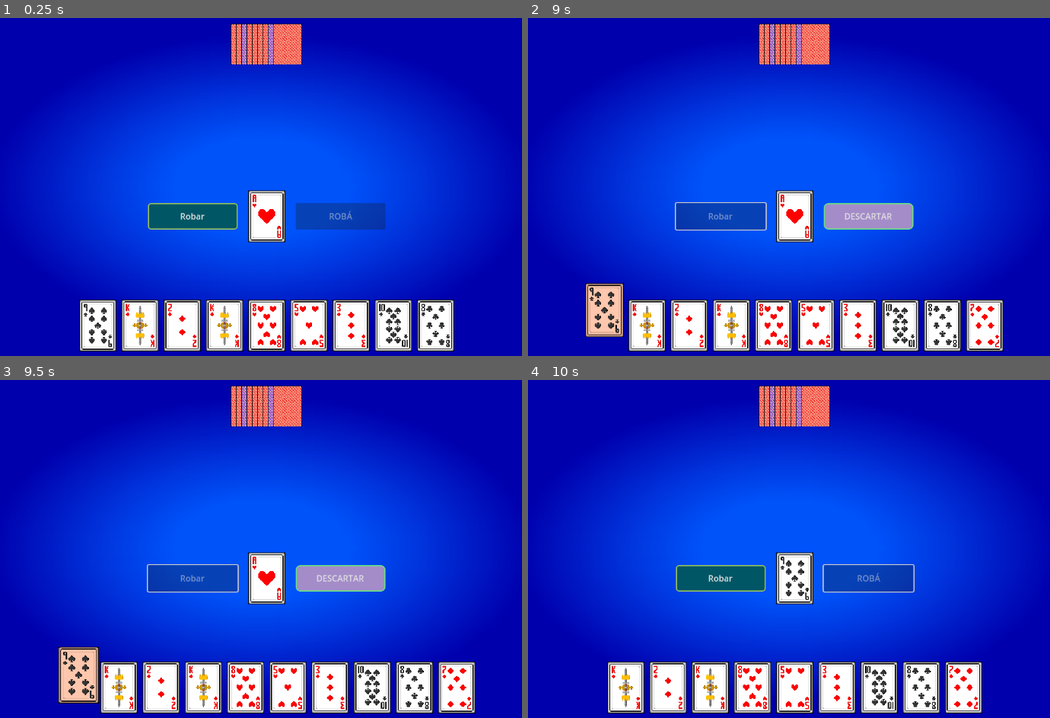
Above: before the commit, frames 1-4 (two rows, left to right).
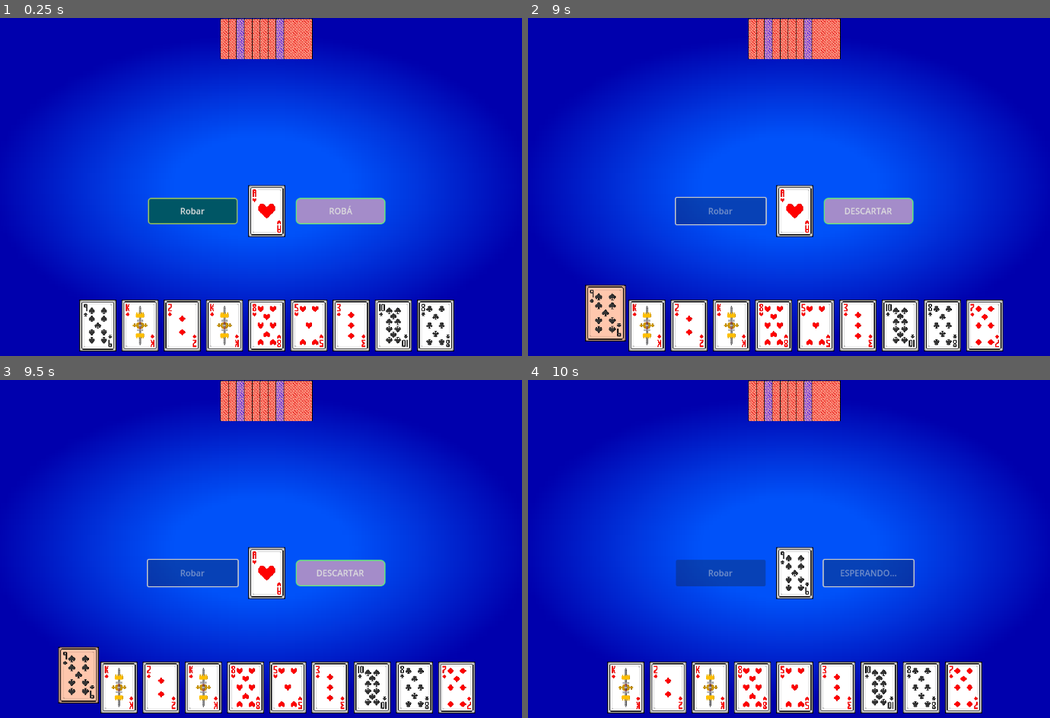
Above: after the commit, the same moments.

Repository: hector1308/loba
Game: Godot game, scene res://Mesa.tscn
Two runs of this game, one before a commit and one after it. Both use one fixed random seed, a clock stepped at 60 frames per second and the inputs below.
Inputs (mouse positions are in pixels of both pictures, inside the frame that each line leads up to):
- Up to frame 1 (0.25 s): no input
- Up to frame 2 (9 s): click "Robar" at 0.5 s; tap Enter at 1.25, 2.75, 4.25 s; move the mouse to (773, 45) at 1.27 s; click (773, 45) at 1.42 s; tap Space at 2, 3.5, 5 s; move the mouse to (778, 45) at 2.02 s; click (778, 45) at 2.17 s; move the mouse to (783, 45) at 2.77 s; click (783, 45) at 2.92 s; move the mouse to (789, 45) at 3.52 s; click (789, 45) at 3.67 s; move the mouse to (794, 45) at 4.27 s; click (794, 45) at 4.42 s; move the mouse to (799, 45) at 5.02 s; click (799, 45) at 5.17 s; move the mouse to (804, 45) at 5.77 s; click (804, 45) at 5.92 s; move the mouse to (809, 45) at 6.52 s; click (809, 45) at 6.67 s; move the mouse to (815, 45) at 7.27 s; click (815, 45) at 7.42 s; move the mouse to (794, 217) at 8.02 s; click (794, 217) at 8.17 s; move the mouse to (606, 325) at 8.77 s; click (606, 325) at 8.92 s
- Up to frame 3 (9.5 s): no input
- Up to frame 4 (10 s): click "DESCARTAR" at 9.5 s

The runs differ from the first frame. In frame 1, 5.2% of the frame differs, in the area x 28-74%, y 0-67%; in frame 2, 5.1%; in frame 3, 4.3%; in frame 4, 5.3%, in the area x 28-75%, y 0-67%.

Commit message:
Correccion de errores mecanicas, y configuracion del jugador Rival

Diff:
--- a/Mesa.gd
+++ b/Mesa.gd
@@ -1,81 +1,286 @@
 extends CanvasLayer
 
 @onready var ESCENA_CARTA = preload("res://Carta.tscn")
+
+# REFERENCIAS AL RIVAL
+@onready var zona_rival_arriba = %JugadasRival_Arriba
+@onready var zona_rival_izq = %JugadasRival_Izquierda
+@onready var zona_rival_der = %JugadasRival_Derecha
 
 var mazo = []
 var ya_robo = false
 var cartas_seleccionadas = []
+var turno_jugador = true
+var indice_rotacion_rival = 0
 
 func _ready():
+	randomize()
 	generar_mazo_loba()
 	mazo.shuffle()
+
+	if not has_node("%ManoJugador"): return
+
 	repartir_manos()
 	preparar_pozo_inicial()
+
 	configurar_interfaz_visual()
+
+	# Solo desbloqueamos los inputs, NO movemos nodos de lugar
+	call_deferred("desbloquear_botones")
 
 	if not %BotonMazo.pressed.is_connected(_on_boton_mazo_pressed):
 		%BotonMazo.pressed.connect(_on_boton_mazo_pressed)
 	if not %BotonAccion.pressed.is_connected(_on_boton_accion_pressed):
 		%BotonAccion.pressed.connect(_on_boton_accion_pressed)
+
 	actualizar_estado_botones()
+
+# --- SEGURIDAD DE INPUTS (Simplificada y Segura) ---
+func desbloquear_botones():
+	# Forzamos a los botones a ser la capa más alta visualmente
+	var botones = [%BotonMazo, %BotonAccion]
+	for b in botones:
+		if b:
+			b.mouse_filter = Control.MOUSE_FILTER_STOP
+			b.disabled = false
+			b.z_index = 100 # Flotar sobre todo
+			# Asegurar que el padre inmediato no los bloquee
+			if b.get_parent() is Control:
+				b.get_parent().mouse_filter = Control.MOUSE_FILTER_IGNORE
+
+func configuring_layout_order(principal):
+	# Esta función asegura que el orden vertical sea correcto: Rival -> Centro -> Espacio -> Jugador
+	var orden_deseado = []
+
+	if has_node("LadoRival"): orden_deseado.append(get_node("LadoRival"))
+	if has_node("%ZonaCentral"): orden_deseado.append(%ZonaCentral)
+
+	# Si existe el espacio intermedio, lo ponemos
+	if has_node("LadoJugador"): orden_deseado.append(get_node("LadoJugador"))
+
+	# La mano siempre al final
+	orden_deseado.append(%ManoJugador)
+
+	# Aplicamos el orden
+	for i in range(orden_deseado.size()):
+		var nodo = orden_deseado[i]
+		if nodo.get_parent() == principal:
+			principal.move_child(nodo, i)
 
 func configurar_interfaz_visual():
 	var principal = %ManoJugador.get_parent()
+
 	if principal is BoxContainer:
 		principal.set_anchors_and_offsets_preset(Control.PRESET_FULL_RECT)
-		principal.add_theme_constant_override("separation", 0)
-
-	if has_node("%ManoRival"):
-		%ManoRival.custom_minimum_size.y = 100
-		%ManoRival.alignment = BoxContainer.ALIGNMENT_CENTER
-		%ManoRival.add_theme_constant_override("separation", -45)
-
+		principal.add_theme_constant_override("separation", 10)
+		principal.mouse_filter = Control.MOUSE_FILTER_IGNORE
+
+		# IMPORTANTE: Reordenar correctamente para que el centro no caiga
+		configuring_layout_order(principal)
+
+	# 1. LADO RIVAL (Pan de Arriba - SE EXPANDE)
 	if has_node("LadoRival"):
-		get_node("LadoRival").size_flags_vertical = Control.SIZE_EXPAND_FILL
-		get_node("LadoRival").size_flags_stretch_ratio = 1.0
-
-	# ZONA CENTRAL: Ajustada para que el pozo grande quepa bien
+		var lr = get_node("LadoRival")
+		lr.size_flags_vertical = Control.SIZE_EXPAND_FILL
+		lr.size_flags_stretch_ratio = 1.0
+		lr.mouse_filter = Control.MOUSE_FILTER_IGNORE
+
+		# Configuración de zonas internas (Anclajes)
+		if zona_rival_izq:
+			zona_rival_izq.layout_mode = 1
+			zona_rival_izq.anchor_left = 0.0; zona_rival_izq.anchor_right = 0.33
+			zona_rival_izq.anchor_top = 0.0; zona_rival_izq.anchor_bottom = 1.0
+			zona_rival_izq.offset_left = 0; zona_rival_izq.offset_right = 0
+			if zona_rival_izq is BoxContainer: zona_rival_izq.alignment = BoxContainer.ALIGNMENT_CENTER
+
+		if zona_rival_arriba:
+			zona_rival_arriba.layout_mode = 1
+			zona_rival_arriba.anchor_left = 0.33; zona_rival_arriba.anchor_right = 0.66
+			zona_rival_arriba.anchor_top = 0.0; zona_rival_arriba.anchor_bottom = 1.0
+			zona_rival_arriba.offset_left = 0; zona_rival_arriba.offset_right = 0
+			if zona_rival_arriba is BoxContainer: zona_rival_arriba.alignment = BoxContainer.ALIGNMENT_CENTER
+
+		if zona_rival_der:
+			zona_rival_der.layout_mode = 1
+			zona_rival_der.anchor_left = 0.66; zona_rival_der.anchor_right = 1.0
+			zona_rival_der.anchor_top = 0.0; zona_rival_der.anchor_bottom = 1.0
+			zona_rival_der.offset_left = 0; zona_rival_der.offset_right = 0
+			if zona_rival_der is BoxContainer: zona_rival_der.alignment = BoxContainer.ALIGNMENT_CENTER
+
+	# 2. ZONA CENTRAL (Jamón del medio - NO SE EXPANDE)
 	%ZonaCentral.custom_minimum_size.y = 140
 	%ZonaCentral.alignment = BoxContainer.ALIGNMENT_CENTER
+	# CLAVE: Shrink Center evita que ocupe espacio vertical extra y caiga
 	%ZonaCentral.size_flags_vertical = Control.SIZE_SHRINK_CENTER
-
+	%ZonaCentral.mouse_filter = Control.MOUSE_FILTER_IGNORE
+
+	# 3. LADO JUGADOR (Pan de Abajo - SE EXPANDE)
+	# Este nodo es vital. Si no existe, lo creamos para que empuje el centro hacia arriba.
+	var lj
 	if has_node("LadoJugador"):
-		var lj = get_node("LadoJugador")
-		lj.size_flags_vertical = Control.SIZE_EXPAND_FILL
-		lj.size_flags_stretch_ratio = 1.0
-		if lj is BoxContainer: lj.alignment = BoxContainer.ALIGNMENT_CENTER
-
-	# ESPACIADOR (El muro de seguridad)
-	if not principal.has_node("GranEspaciador"):
-		var esp = Control.new()
-		esp.name = "GranEspaciador"
-		esp.size_flags_vertical = Control.SIZE_EXPAND_FILL
-		esp.size_flags_stretch_ratio = 4.0
-		principal.add_child(esp)
-		principal.move_child(esp, principal.get_child_count() - 1)
-
+		lj = get_node("LadoJugador")
+	else:
+		# Si no existe, creamos un espaciador invisible seguro
+		lj = Control.new()
+		lj.name = "LadoJugador"
+		principal.add_child(lj)
+		principal.move_child(lj, principal.get_child_count() - 2) # Justo antes de la mano
+
+	lj.size_flags_vertical = Control.SIZE_EXPAND_FILL
+	lj.size_flags_stretch_ratio = 1.0
+	lj.mouse_filter = Control.MOUSE_FILTER_IGNORE
+	if lj is BoxContainer:
+		lj.alignment = BoxContainer.ALIGNMENT_CENTER
+		lj.add_theme_constant_override("separation", 50)
+
+	# 4. TU MANO
 	%ManoJugador.custom_minimum_size.y = 130
 	%ManoJugador.size_flags_vertical = Control.SIZE_SHRINK_END
 	%ManoJugador.alignment = BoxContainer.ALIGNMENT_CENTER
 
+	# 5. BOTONES (Tamaño)
 	var botones = [%BotonMazo, %BotonAccion]
 	for b in botones: b.custom_minimum_size = Vector2(170, 50)
 
-# --- LÓGICA DE ACTUALIZACIÓN DEL POZO (CAMBIO AQUÍ) ---
+func preparar_pozo_inicial():
+	if mazo.size() > 0: actualizar_pozo_visual(mazo.pop_back())
 
 func actualizar_pozo_visual(datos):
 	var pozo_node = %ZonaCentral.find_child("Pozo", true, false)
 	if pozo_node:
+		pozo_node.mouse_filter = Control.MOUSE_FILTER_IGNORE
 		for h in pozo_node.get_children(): h.queue_free()
 		var carta_p = ESCENA_CARTA.instantiate()
 		pozo_node.add_child(carta_p)
-		# Sincronizamos con el tamaño de tu mano (1.0 escala y 70x95)
 		carta_p.configurar(datos.valor, datos.palo, datos.color, false)
 		carta_p.scale = Vector2(1.0, 1.0)
 		carta_p.custom_minimum_size = Vector2(70, 95)
 		pozo_node.custom_minimum_size = Vector2(70, 95)
 
-# --- LÓGICA DE MOJE Y REGLAS (PRESERVADA) ---
+# --- IA DEL RIVAL ---
+
+func iniciar_turno_rival():
+	turno_jugador = false
+	actualizar_estado_botones()
+
+	await get_tree().create_timer(1.0).timeout
+	if mazo.size() > 0:
+		crear_carta_en_contenedor(mazo.pop_back(), %ManoRival, true)
+
+	await get_tree().create_timer(0.8).timeout
+
+	var pudo_bajar = true
+	while pudo_bajar:
+		pudo_bajar = ia_analizar_y_bajar()
+		if pudo_bajar:
+			await get_tree().create_timer(1.0).timeout
+
+	var cartas_rival = %ManoRival.get_children()
+	if cartas_rival.size() > 0:
+		cartas_rival.sort_custom(func(a,b): return a.valor > b.valor)
+		var carta_descarte = cartas_rival[0]
+		if carta_descarte.valor == 0 and cartas_rival.size() > 1:
+			carta_descarte = cartas_rival[1]
+
+		actualizar_pozo_visual({"valor": carta_descarte.valor, "palo": carta_descarte.palo, "color": carta_descarte.color_mazo})
+		carta_descarte.queue_free()
+
+	ya_robo = false
+	turno_jugador = true
+	actualizar_estado_botones()
+
+func ia_analizar_y_bajar():
+	var cartas = %ManoRival.get_children()
+	var jugada_encontrada = []
+	var jokers = []
+	var normales = []
+	for c in cartas:
+		if c.valor == 0: jokers.append(c)
+		else: normales.append(c)
+
+	# PIERNAS
+	var grupos_valor = {}
+	for c in normales:
+		if not c.valor in grupos_valor: grupos_valor[c.valor] = []
+		grupos_valor[c.valor].append(c)
+	for val in grupos_valor:
+		var lista = grupos_valor[val]
+		var palos_unicos = []
+		var candidatos = []
+		for c in lista:
+			if not c.palo in palos_unicos:
+				palos_unicos.append(c.palo)
+				candidatos.append(c)
+		if candidatos.size() >= 3:
+			jugada_encontrada = candidatos
+			bajar_jugada_rival(jugada_encontrada)
+			return true
+
+	# ESCALERAS
+	var grupos_palo = {}
+	for c in normales:
+		if not c.palo in grupos_palo: grupos_palo[c.palo] = []
+		grupos_palo[c.palo].append(c)
+	for p in grupos_palo:
+		var lista = grupos_palo[p]
+		lista.sort_custom(func(a,b): return a.valor < b.valor)
+		var secuencia_temp = [lista[0]]
+		for i in range(1, lista.size()):
+			if lista[i].valor == lista[i-1].valor + 1:
+				secuencia_temp.append(lista[i])
+			elif lista[i].valor == lista[i-1].valor: pass
+			else:
+				if secuencia_temp.size() >= 3:
+					jugada_encontrada = secuencia_temp
+					bajar_jugada_rival(jugada_encontrada)
+					return true
+				secuencia_temp = [lista[i]]
+		if secuencia_temp.size() >= 3:
+			jugada_encontrada = secuencia_temp
+			bajar_jugada_rival(jugada_encontrada)
+			return true
+
+		# JOKER
+		if jokers.size() > 0:
+			var joker_usar = jokers[0]
+			if lista.size() >= 2:
+				for i in range(lista.size() - 1):
+					var c1 = lista[i]
+					var c2 = lista[i+1]
+					var diff = c2.valor - c1.valor
+					if diff == 1 or diff == 2:
+						jugada_encontrada = [c1, c2, joker_usar]
+						bajar_jugada_rival(jugada_encontrada)
+						return true
+	return false
+
+func bajar_jugada_rival(lista_cartas):
+	var rotacion_contenedores = [zona_rival_izq, zona_rival_arriba, zona_rival_der]
+	var destino = rotacion_contenedores[indice_rotacion_rival % 3]
+	indice_rotacion_rival += 1
+
+	var grupo = HBoxContainer.new()
+	grupo.alignment = BoxContainer.ALIGNMENT_CENTER
+	grupo.mouse_filter = Control.MOUSE_FILTER_STOP
+	grupo.add_theme_constant_override("separation", 2)
+	grupo.custom_minimum_size = Vector2(100, 95)
+
+	destino.add_child(grupo)
+	grupo.gui_input.connect(_on_jugada_mesa_clicked.bind(grupo))
+
+	for c in ordenar_con_joker(lista_cartas):
+		if c.get_parent(): c.get_parent().remove_child(c)
+		grupo.add_child(c)
+		c.boca_abajo = false
+		c.seleccionada = false
+		c.actualizar_visual()
+		c.scale = Vector2(0.6, 0.6); c.position.y = 0
+		if c.carta_seleccionada.is_connected(_on_carta_tocada_en_mano):
+			c.carta_seleccionada.disconnect(_on_carta_tocada_en_mano)
+		if not c.carta_seleccionada.is_connected(_on_jugada_mesa_clicked_desde_carta):
+			c.carta_seleccionada.connect(_on_jugada_mesa_clicked_desde_carta)
+
+# --- JUEGO GENERAL ---
 
 func intentar_moje(carta_mano, contenedor):
 	var cartas_en_mesa = contenedor.get_children()
@@ -83,23 +288,32 @@
 	var exito = false
 
 	if es_escalera:
-		var lista_prueba = []
-		for c in cartas_en_mesa: lista_prueba.append(c)
-		lista_prueba.append(carta_mano)
-		if es_jugada_valida(lista_prueba): exito = true
+		var bloqueado = false
+		if carta_mano.valor != 0:
+			var naturales = []
+			for c in cartas_en_mesa:
+				if c.valor != 0: naturales.append(c.valor)
+			if naturales.size() >= 2:
+				naturales.sort()
+				var min_mesa = naturales[0]; var max_mesa = naturales[-1]
+				if carta_mano.valor > min_mesa and carta_mano.valor < max_mesa:
+					bloqueado = true
+					print("Joker encerrado")
+		if not bloqueado:
+			var lista_prueba = []
+			for c in cartas_en_mesa: lista_prueba.append(c)
+			lista_prueba.append(carta_mano)
+			if es_jugada_valida(lista_prueba): exito = true
 	else:
 		if carta_mano.valor != 0:
-			var v_ref = 0
-			var palos_en_mesa = []
+			var v_ref = 0; var palos_en_mesa = []
 			for c in cartas_en_mesa:
-				if c.valor != 0:
-					v_ref = c.valor
-					palos_en_mesa.append(c.palo)
-			if carta_mano.valor == v_ref and carta_mano.palo in palos_en_mesa:
-				exito = true
-
-	if exito:
-		ejecutar_movimiento_moje(carta_mano, contenedor)
+				if c.valor != 0: v_ref = c.valor; palos_en_mesa.append(c.palo)
+			if carta_mano.valor == v_ref:
+				if carta_mano.palo in palos_en_mesa: exito = true
+				else: print("Solo mojar palos existentes")
+
+	if exito: ejecutar_movimiento_moje(carta_mano, contenedor)
 
 func ejecutar_movimiento_moje(carta_mano, contenedor):
 	if carta_mano.get_parent(): carta_mano.get_parent().remove_child(carta_mano)
@@ -107,18 +321,13 @@
 	var lista_ordenada = ordenar_con_joker(contenedor.get_children())
 	for i in range(lista_ordenada.size()):
 		contenedor.move_child(lista_ordenada[i], i)
-
-	carta_mano.seleccionada = false
-	carta_mano.actualizar_visual()
-	carta_mano.scale = Vector2(0.6, 0.6)
-	carta_mano.position.y = 0
-
+	carta_mano.seleccionada = false; carta_mano.actualizar_visual()
+	carta_mano.scale = Vector2(0.6, 0.6); carta_mano.position.y = 0
 	if carta_mano.carta_seleccionada.is_connected(_on_carta_tocada_en_mano):
 		carta_mano.carta_seleccionada.disconnect(_on_carta_tocada_en_mano)
 	if not carta_mano.carta_seleccionada.is_connected(_on_jugada_mesa_clicked_desde_carta):
 		carta_mano.carta_seleccionada.connect(_on_jugada_mesa_clicked_desde_carta)
-	cartas_seleccionadas.clear()
-	actualizar_estado_botones()
+	cartas_seleccionadas.clear(); ya_robo = true; actualizar_estado_botones()
 
 func es_jugada_valida(lista):
 	if lista.size() < 3: return false
@@ -129,13 +338,18 @@
 	if normales.size() == 0: return jokers >= 3
 
 	var v_ref = normales[0].valor
-	var mismo_valor = true; var misma_palo = true; var p_ref = normales[0].palo
+	var mismo_valor = true; var mismo_palo = true; var p_ref = normales[0].palo
 	for c in normales:
 		if c.valor != v_ref: mismo_valor = false
-		if c.palo != p_ref: misma_palo = false
-
-	if mismo_valor: return jokers <= 1
-	if misma_palo:
+		if c.palo != p_ref: mismo_palo = false
+
+	if mismo_valor:
+		if jokers > 0: return false
+		var palos_unicos = []
+		for c in normales:
+			if not c.palo in palos_unicos: palos_unicos.append(c.palo)
+		return palos_unicos.size() >= 3
+	if mismo_palo:
 		normales.sort_custom(func(a, b): return a.valor < b.valor)
 		var huecos = 0
 		for i in range(1, normales.size()):
@@ -149,7 +363,7 @@
 	var palos = []
 	for c in lista:
 		if c.valor != 0 and not c.palo in palos: palos.append(c.palo)
-	return palos.size() == 1
+	return palos.size() <= 1
 
 func ordenar_con_joker(lista):
 	var normales = []; var jokers = []
@@ -157,9 +371,7 @@
 		if c.valor == 0: jokers.append(c)
 		else: normales.append(c)
 	normales.sort_custom(func(a, b): return a.valor < b.valor)
-	if normales.size() > 1 and normales[0].valor == normales[-1].valor:
-		return normales + jokers
-
+	if normales.size() > 1 and normales[0].valor == normales[-1].valor: return normales + jokers
 	var resultado = []
 	if normales.size() > 0:
 		var v_min = normales[0].valor; var v_max = normales[-1].valor
@@ -175,8 +387,6 @@
 			else: resultado.append(jokers.pop_back())
 	return resultado
 
-# --- RESTO DE FUNCIONES ---
-
 func generar_mazo_loba():
 	mazo.clear()
 	for col in ["blue", "red"]:
@@ -196,34 +406,41 @@
 	contenedor.add_child(nueva_carta)
 	nueva_carta.configurar(datos.valor, datos.palo, datos.color, oculta)
 	if contenedor == %ManoJugador:
+		nueva_carta.mouse_filter = Control.MOUSE_FILTER_STOP
 		nueva_carta.custom_minimum_size = Vector2(70, 95)
 		nueva_carta.carta_seleccionada.connect(_on_carta_tocada_en_mano)
 	else:
 		nueva_carta.custom_minimum_size = Vector2(55, 80)
 		nueva_carta.scale = Vector2(0.6, 0.6)
 
-func preparar_pozo_inicial():
-	if mazo.size() > 0: actualizar_pozo_visual(mazo.pop_back())
-
 func _on_carta_tocada_en_mano(carta_objeto):
-	if ya_robo:
+	if ya_robo and turno_jugador:
 		carta_objeto.alternar_seleccion()
-		if carta_objeto in cartas_seleccionadas: cartas_seleccionadas.erase(carta_objeto)
-		else: cartas_seleccionadas.append(carta_objeto)
+		if carta_objeto in cartas_seleccionadas:
+			cartas_seleccionadas.erase(carta_objeto)
+			carta_objeto.scale = Vector2(1.0, 1.0); carta_objeto.position.y = 0
+		else:
+			cartas_seleccionadas.append(carta_objeto)
+			carta_objeto.scale = Vector2(1.1, 1.1); carta_objeto.position.y = -25
 		actualizar_estado_botones()
 
 func _on_boton_mazo_pressed():
-	if not ya_robo and mazo.size() > 0:
+	if turno_jugador and not ya_robo and mazo.size() > 0:
 		crear_carta_en_contenedor(mazo.pop_back(), %ManoJugador, false)
 		ya_robo = true; actualizar_estado_botones()
 
 func _on_boton_accion_pressed():
+	if not turno_jugador: return
 	if cartas_seleccionadas.size() == 1:
 		var c = cartas_seleccionadas[0]
 		actualizar_pozo_visual({"valor": c.valor, "palo": c.palo, "color": c.color_mazo})
-		c.queue_free(); cartas_seleccionadas.clear(); ya_robo = false; actualizar_estado_botones()
+		c.queue_free(); cartas_seleccionadas.clear(); iniciar_turno_rival()
 	elif cartas_seleccionadas.size() >= 3:
-		if es_jugada_valida(cartas_seleccionadas): bajar_jugada_distribuida(cartas_seleccionadas)
+		if es_jugada_valida(cartas_seleccionadas):
+			var copias = cartas_seleccionadas.duplicate()
+			cartas_seleccionadas.clear()
+			actualizar_estado_botones()
+			bajar_jugada_distribuida(copias)
 
 func bajar_jugada_distribuida(lista):
 	var containers = [%Jugadas_Arriba, %Jugadas_Izquierda, %Jugadas_Derecha]
@@ -232,6 +449,9 @@
 		if c.get_child_count() < destino.get_child_count(): destino = c
 	var grupo = HBoxContainer.new()
 	grupo.alignment = BoxContainer.ALIGNMENT_CENTER
+	grupo.mouse_filter = Control.MOUSE_FILTER_STOP
+	grupo.add_theme_constant_override("separation", 2)
+	grupo.custom_minimum_size = Vector2(100, 95)
 	destino.add_child(grupo)
 	grupo.gui_input.connect(_on_jugada_mesa_clicked.bind(grupo))
 	for c in ordenar_con_joker(lista):
@@ -243,17 +463,22 @@
 	cartas_seleccionadas.clear(); actualizar_estado_botones()
 
 func _on_jugada_mesa_clicked_desde_carta(carta_en_mesa):
-	if ya_robo and cartas_seleccionadas.size() == 1: intentar_moje(cartas_seleccionadas[0], carta_en_mesa.get_parent())
+	if turno_jugador and ya_robo and cartas_seleccionadas.size() == 1:
+		intentar_moje(cartas_seleccionadas[0], carta_en_mesa.get_parent())
 
 func _on_jugada_mesa_clicked(event, contenedor_jugada):
 	if event is InputEventMouseButton and event.pressed:
-		if ya_robo and cartas_seleccionadas.size() == 1: intentar_moje(cartas_seleccionadas[0], contenedor_jugada)
+		if turno_jugador and ya_robo and cartas_seleccionadas.size() == 1:
+			intentar_moje(cartas_seleccionadas[0], contenedor_jugada)
 
 func actualizar_estado_botones():
-	%BotonMazo.disabled = ya_robo
+	%BotonMazo.disabled = (ya_robo or not turno_jugador)
 	var cant = cartas_seleccionadas.size()
-	if not ya_robo: %BotonAccion.text = "ROBÁ"; %BotonAccion.disabled = true
+	if not turno_jugador:
+		%BotonAccion.text = "ESPERANDO..."; %BotonAccion.disabled = true
+	elif not ya_robo:
+		%BotonAccion.text = "ROBÁ"; %BotonAccion.disabled = true
 	else:
 		if cant == 1: %BotonAccion.text = "DESCARTAR"; %BotonAccion.disabled = false
-		elif cant >= 3: %BotonAccion.text = "BAJAR"; %BotonAccion.disabled = false
+		elif cant >= 3: %BotonAccion.text = "BAJAR JUGADA"; %BotonAccion.disabled = false
 		else: %BotonAccion.text = "ELEGÍ..."; %BotonAccion.disabled = true
--- a/Mesa.tscn
+++ b/Mesa.tscn
@@ -66,6 +66,28 @@
 [node name="LadoRival" type="Control" parent="ContenedorPrincipal"]
 layout_mode = 2
 size_flags_vertical = 3
+
+[node name="JugadasRival_Izquierda" type="HBoxContainer" parent="ContenedorPrincipal/LadoRival"]
+unique_name_in_owner = true
+layout_mode = 0
+offset_bottom = 212.0
+size_flags_horizontal = 2
+
+[node name="JugadasRival_Arriba" type="HBoxContainer" parent="ContenedorPrincipal/LadoRival"]
+unique_name_in_owner = true
+layout_mode = 0
+offset_left = 385.0
+offset_right = 385.0
+offset_bottom = 212.0
+size_flags_horizontal = 2
+
+[node name="JugadasRival_Derecha" type="HBoxContainer" parent="ContenedorPrincipal/LadoRival"]
+unique_name_in_owner = true
+layout_mode = 0
+offset_left = 770.0
+offset_right = 770.0
+offset_bottom = 212.0
+size_flags_horizontal = 2
 
 [node name="ZonaCentral" type="HBoxContainer" parent="ContenedorPrincipal"]
 unique_name_in_owner = true
--- a/project.godot
+++ b/project.godot
@@ -12,7 +12,7 @@
 
 config/name="juegoloba"
 run/main_scene="res://Mesa.tscn"
-config/features=PackedStringArray("4.3", "GL Compatibility")
+config/features=PackedStringArray("4.5", "GL Compatibility")
 config/icon="res://icon.svg"
 
 [rendering]
Not shown: 1 places in Mesa.tscn that only renumber resources
Not shown, changed: cards/back_blue.png.import
Not shown, changed: cards/back_red.png.import
Not shown, changed: cards/clubs/10_clubs.png.import
Not shown, changed: cards/clubs/10_clubs_white.png.import
Not shown, changed: cards/clubs/2_clubs.png.import
Not shown, changed: cards/clubs/2_clubs_white.png.import
Not shown, changed: cards/clubs/3_clubs.png.import
Not shown, changed: cards/clubs/3_clubs_white.png.import
Not shown, changed: cards/clubs/4_clubs.png.import
Not shown, changed: cards/clubs/4_clubs_white.png.import
Not shown, changed: cards/clubs/5_clubs.png.import
(and 99 more such lines)
